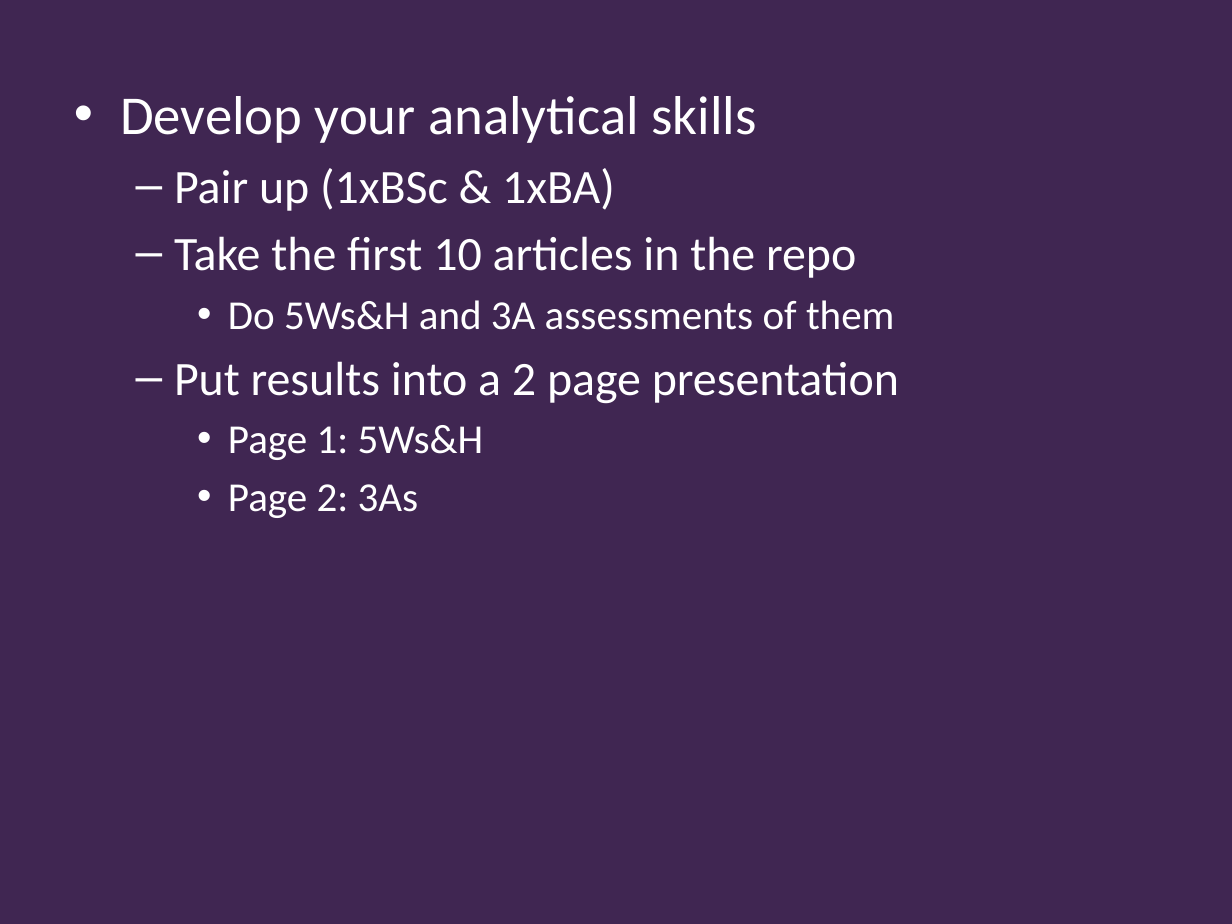
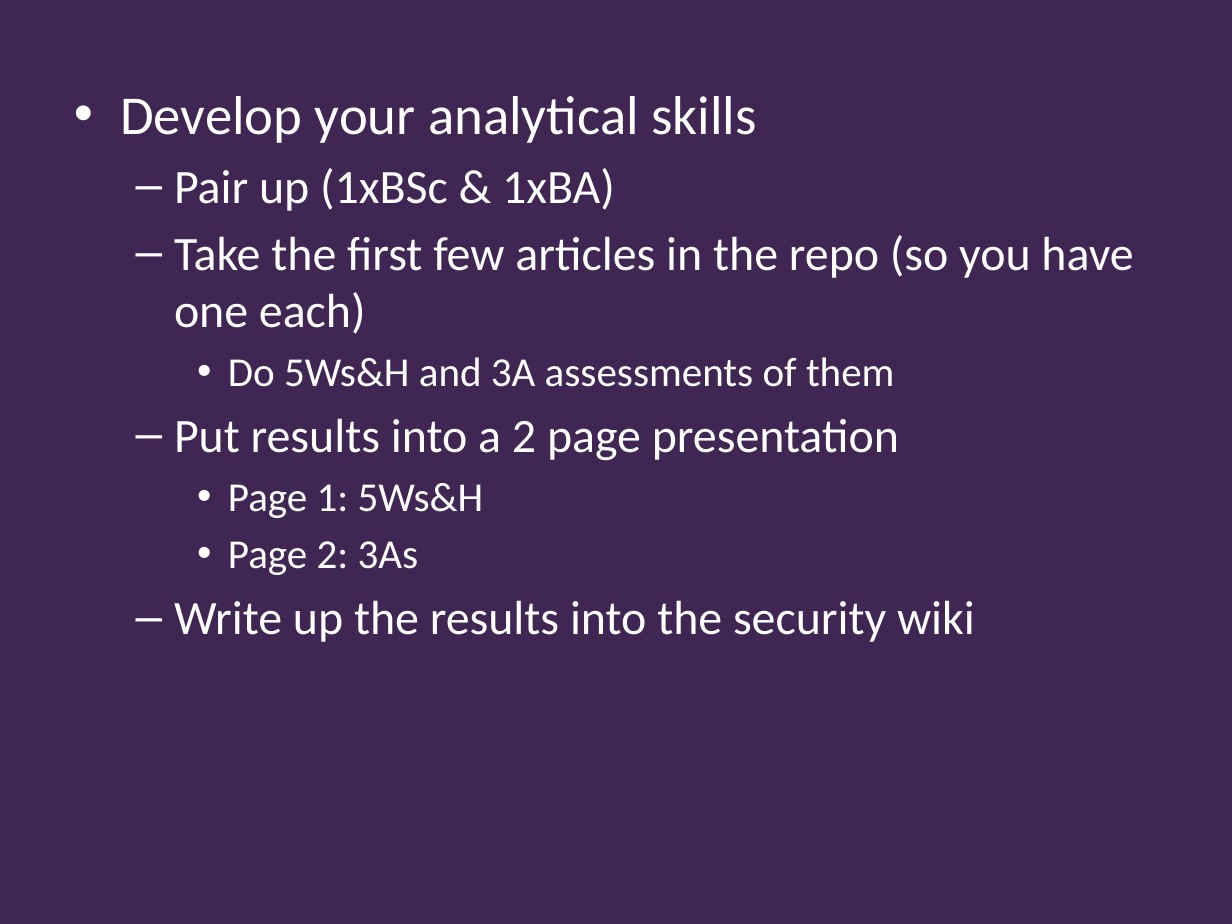
Before and after one commit to Falmouth-Games-Academy/bsc-course-materials, a slide deck: slide 5 of COMP280/02/2019-20-COMP280-02-workshop.pptx (slide 7 before the commit). Drawn at 1232x924 pixels with LibreOffice and Linux fonts; fonts in the diff are those of the drawing; background and template pictures are left out. Boxes give left, top, right and bottom in pixels: in the first picture for what was removed or moved away, otherwise in the second. Text is boxed around its words. In the diff, an @@ line names an element or a change of style, - is before the commit and + after.

```diff
--- a/COMP280/02/2019-20-COMP280-02-workshop.pptx
+++ b/COMP280/02/2019-20-COMP280-02-workshop.pptx
@@ text at [174, 235, 1133, 334]: text changed @@
-  – Take the first 10 articles in the repo
+  – Take the first few articles in the repo (so you have one each)
@@ text at [174, 600, 975, 642]: paragraph added @@
+  – Write up the results into the security wiki
```
Also in this commit, not shown: 1 other slide changed, 2 slides removed, 1 other file.
